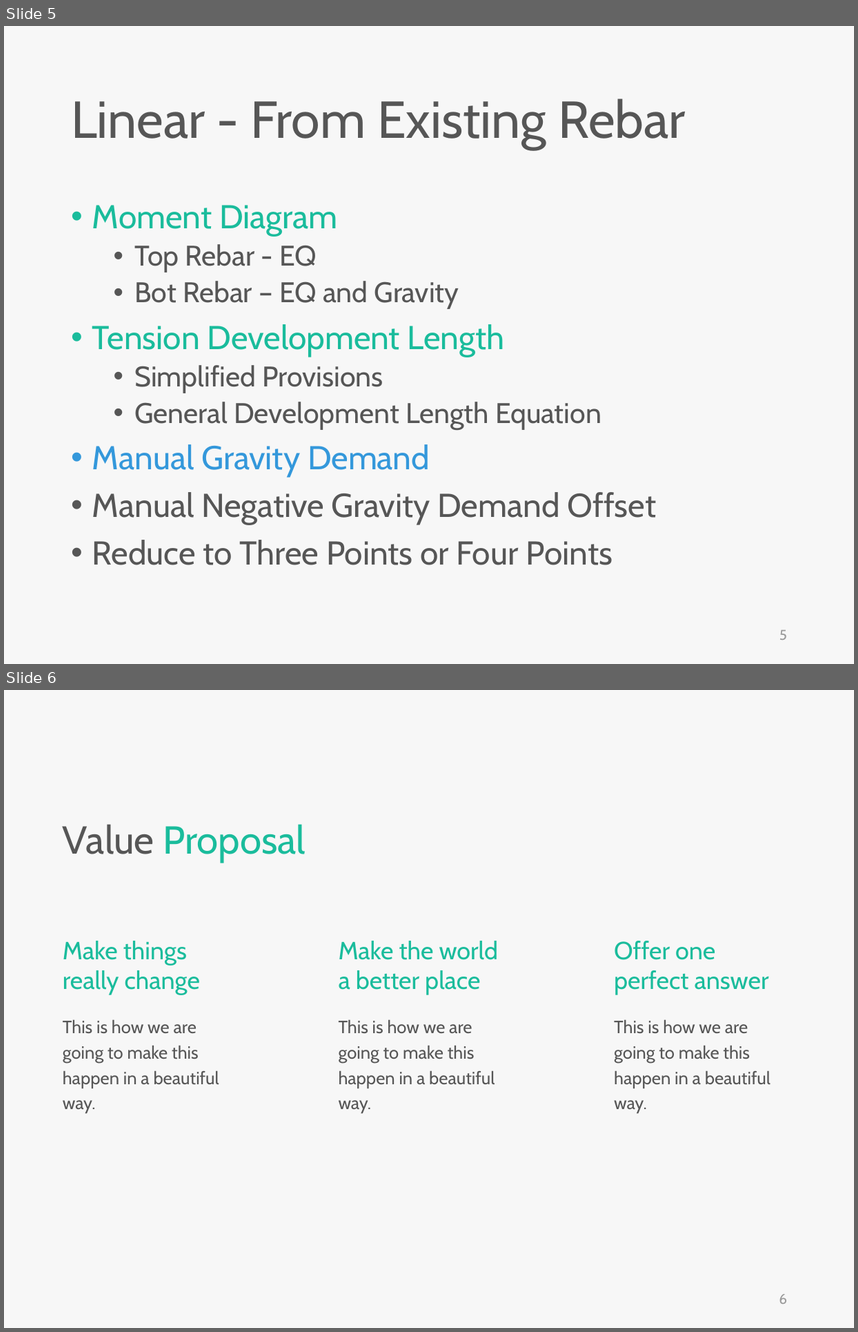
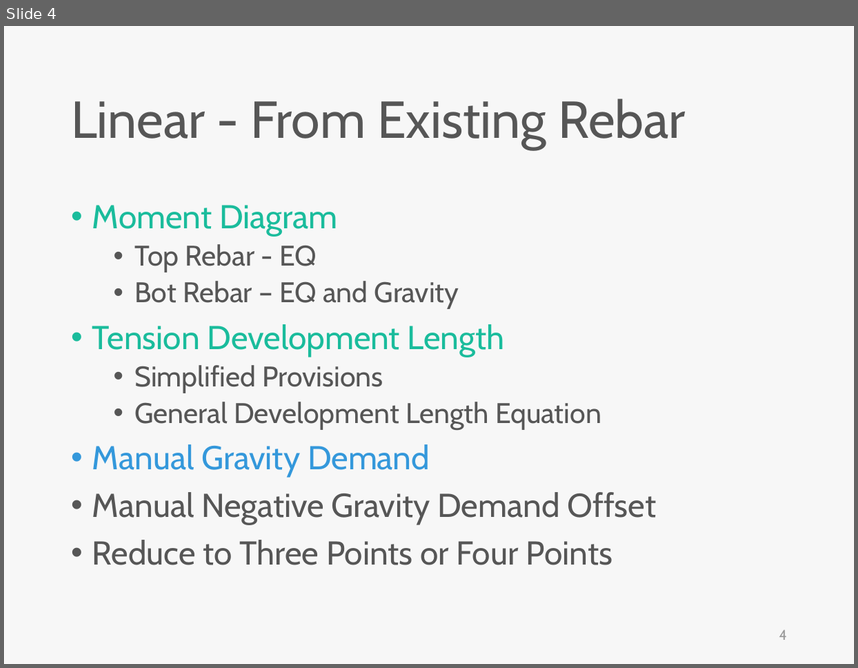
Before and after one commit to skyran1278/VbaProject, a slide deck: 20180126_SmartSplice/20180808_Meeting/SmartSplice.pptx. Shown one above the other, each under a label of ours: slides 5 and 6 before the commit, slide 4 after it. The pictures are 858x1332 and 858x668 pixels, drawn with LibreOffice and Linux fonts; fonts in the diff are those of the drawing. Boxes give left, top, right and bottom in pixels: in the first picture for what was removed or moved away, otherwise in the second. Text is boxed around its words. In the diff, an @@ line names an element or a change of style, - is before the commit and + after.

```diff
--- a/20180126_SmartSplice/20180808_Meeting/SmartSplice.pptx
+++ b/20180126_SmartSplice/20180808_Meeting/SmartSplice.pptx
@@ slide 6 removed at [4,690,854,1328], background #F7F7F7 @@
@@ text removed at [63,824,306,862] @@
-Value Proposal
@@ text removed at [63,940,200,995] @@
-Make things really change
@@ text removed at [339,940,498,995] @@
-Make the world
-a better place
@@ text removed at [614,940,769,995] @@
-Offer one
-perfect answer
@@ text removed at [63,1020,219,1113] @@
-This is how we are going to make this happen in a beautiful way.
@@ text removed at [339,1020,495,1113] @@
-This is how we are going to make this happen in a beautiful way.
@@ text removed at [614,1020,771,1113] @@
-This is how we are going to make this happen in a beautiful way.
@@ page number removed at [779,1294,787,1303] @@
-6
@@ what was slide 5 is now slide 4 @@
@@ page number at [779,630,786,639]: text changed @@
-5
+4
```
Also in this commit, not shown: 7 slides added, 2 other slides removed, 4 other files.
